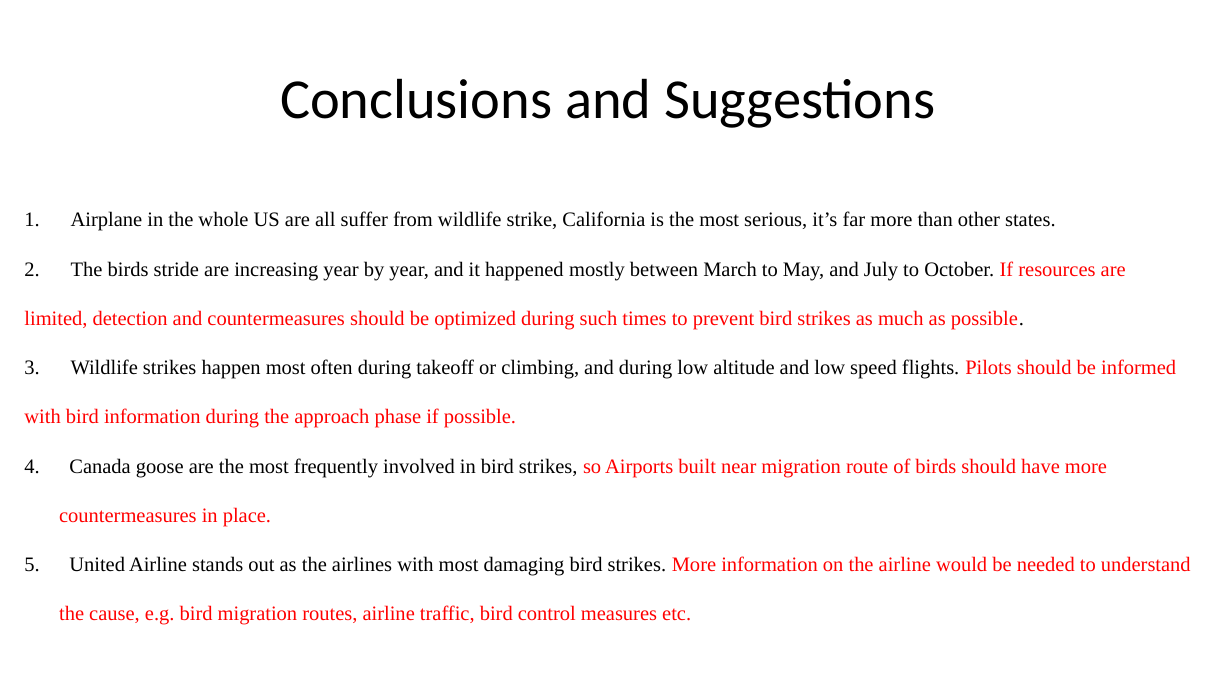
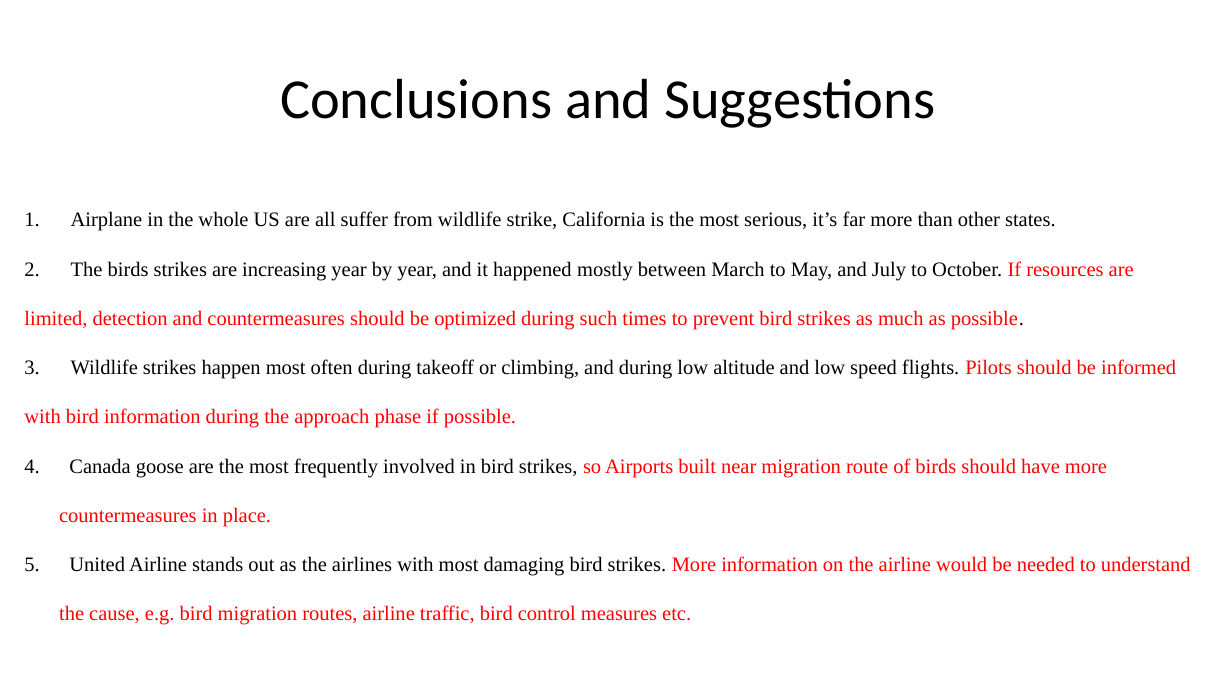
Before and after one commit to Yali-Huang/AI-Program, a slide deck: slide 3 of Data Visualization/Project/Project V2/project presentation.pptx. Drawn at 1232x693 pixels with LibreOffice and Linux fonts; fonts in the diff are those of the drawing. Boxes give left, top, right and bottom in pixels: in the first picture for what was removed or moved away, otherwise in the second. Text is boxed around its words. In the diff, an @@ line names an element or a change of style, - is before the commit and + after.

```diff
--- a/Data Visualization/Project/Project V2/project presentation.pptx
+++ b/Data Visualization/Project/Project V2/project presentation.pptx
@@ text at bbox=[71, 261, 1134, 281]: text changed @@
-2. The birds stride are increasing year by year, and it happened mostly between March to May, and July to October. If resources are
+2. The birds strikes are increasing year by year, and it happened mostly between March to May, and July to October. If resources are
```
Also in this commit, not shown: 1 other slide changed, 6 other files.
